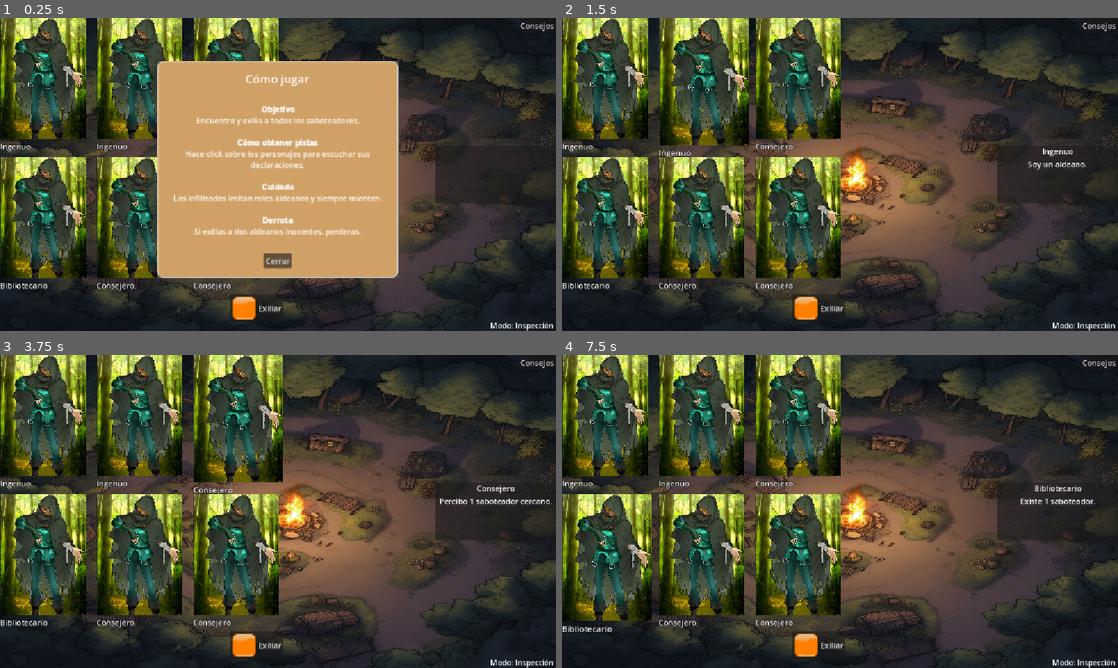
Above: before the commit, frames 1-4 (two rows, left to right).
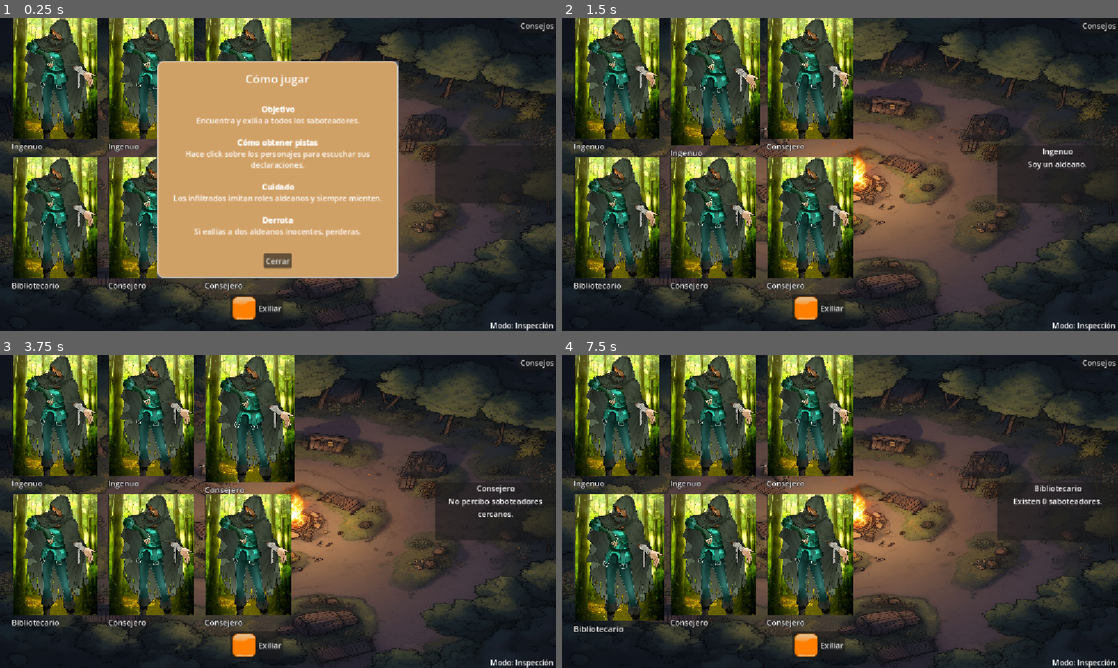
Above: after the commit, the same moments.

Repository: ZekielAsh/Witchwoods
Game: Godot game, scene res://main.tscn
The game is run twice, just before and just after one commit, with the same random seed, the same clock (stepped at 60 frames per second) and the same inputs.
Inputs (mouse positions are in pixels of both pictures, inside the frame that each line leads up to; where the layout moved, square brackets give the same spot in the first picture):
- Up to frame 1 (0.25 s): no input
- Up to frame 2 (1.5 s): click (600, 61) [589, 61] at 0.5 s; click (689, 61) at 1.27 s
- Up to frame 3 (3.75 s): click (127, 401) at 2.02 s; click (139, 401) at 2.77 s; click (222, 398) at 3.52 s
- Up to frame 4 (7.5 s): click (701, 398) at 4.27 s; click (795, 398) at 5.02 s; click (784, 401) at 5.77 s; click (795, 401) at 6.52 s; click (589, 536) at 7.27 s

The runs differ from the first frame. In frame 1, 22% of the frame differs, in the area x 0-53%, y 0-88%; in frame 2, 36%; in frame 3, 36%, in the area x 0-100%, y 0-88%; in frame 4, 36%.
Error after the commit: Attempt to call function 'get_children' in base 'null instance' on a null instance. (res://managers/board_manager.gd:10)

Commit message:
Agregado MarginContainer para alejar las cartas de npcs del borde de la pantalla

Diff:
--- a/main.tscn
+++ b/main.tscn
@@ -56,10 +56,13 @@
 
 [node name="TurnManager" type="Node" parent="GameManager" unique_id=1789292510]
 
-[node name="NpcContainer" type="GridContainer" parent="GameManager" unique_id=353356098]
-anchors_preset = 10
-anchor_right = 1.0
-grow_horizontal = 2
+[node name="MarginContainer" type="MarginContainer" parent="GameManager" unique_id=1581517945]
+offset_right = 40.0
+offset_bottom = 40.0
+theme_override_constants/margin_left = 24
+
+[node name="NpcContainer" type="GridContainer" parent="GameManager/MarginContainer" unique_id=353356098]
+layout_mode = 2
 size_flags_horizontal = 3
 size_flags_vertical = 3
 theme_override_constants/h_separation = 80
--- a/managers/game_manager.gd
+++ b/managers/game_manager.gd
@@ -7,7 +7,7 @@
 	EXILE
 }
 
-@onready var npc_container = $NpcContainer
+@onready var npc_container = $MarginContainer/NpcContainer
 @onready var character_panel = $CharacterPanel
 
 @onready var bus : EventBus = $EventBus
